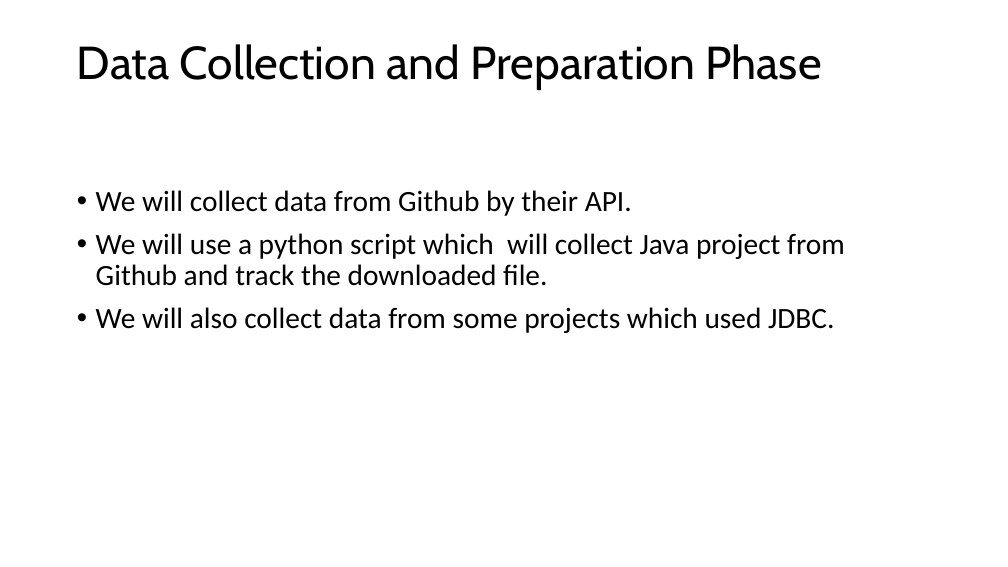
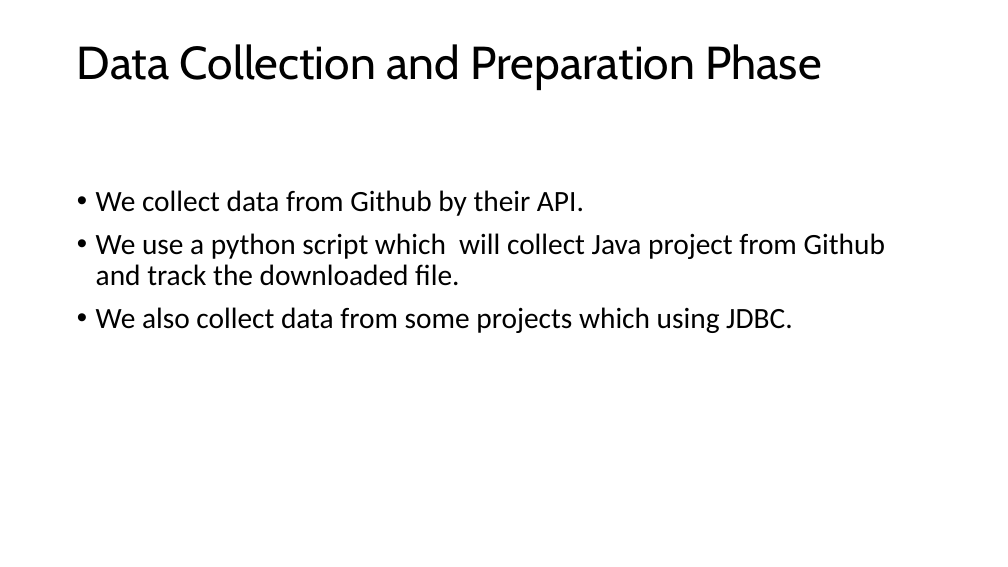
Before and after one commit to lsiddiqsunny/Undergraduate-Thesis, a slide deck: slide 14 of Presentation/1505065_1505069.pptx (slide 23 before the commit). Drawn at 1008x567 pixels with LibreOffice and Linux fonts; fonts in the diff are those of the drawing. Boxes give left, top, right and bottom in pixels: in the first picture for what was removed or moved away, otherwise in the second. Text is boxed around its words. In the diff, an @@ line names an element or a change of style, - is before the commit and + after.

```diff
--- a/Presentation/1505065_1505069.pptx
+++ b/Presentation/1505065_1505069.pptx
@@ text at (96, 190, 885, 333): text changed @@
-• We will collect data from Github by their API.
-• We will use a python script which will collect Java project from Github and track the downloaded file.
-• We will also collect data from some projects which used JDBC.
+• We collect data from Github by their API.
+• We use a python script which will collect Java project from Github and track the downloaded file.
+• We also collect data from some projects which using JDBC.
```
Also in this commit, not shown: 3 other slides changed, 1 slide added, 11 slides removed, 16 other files.
